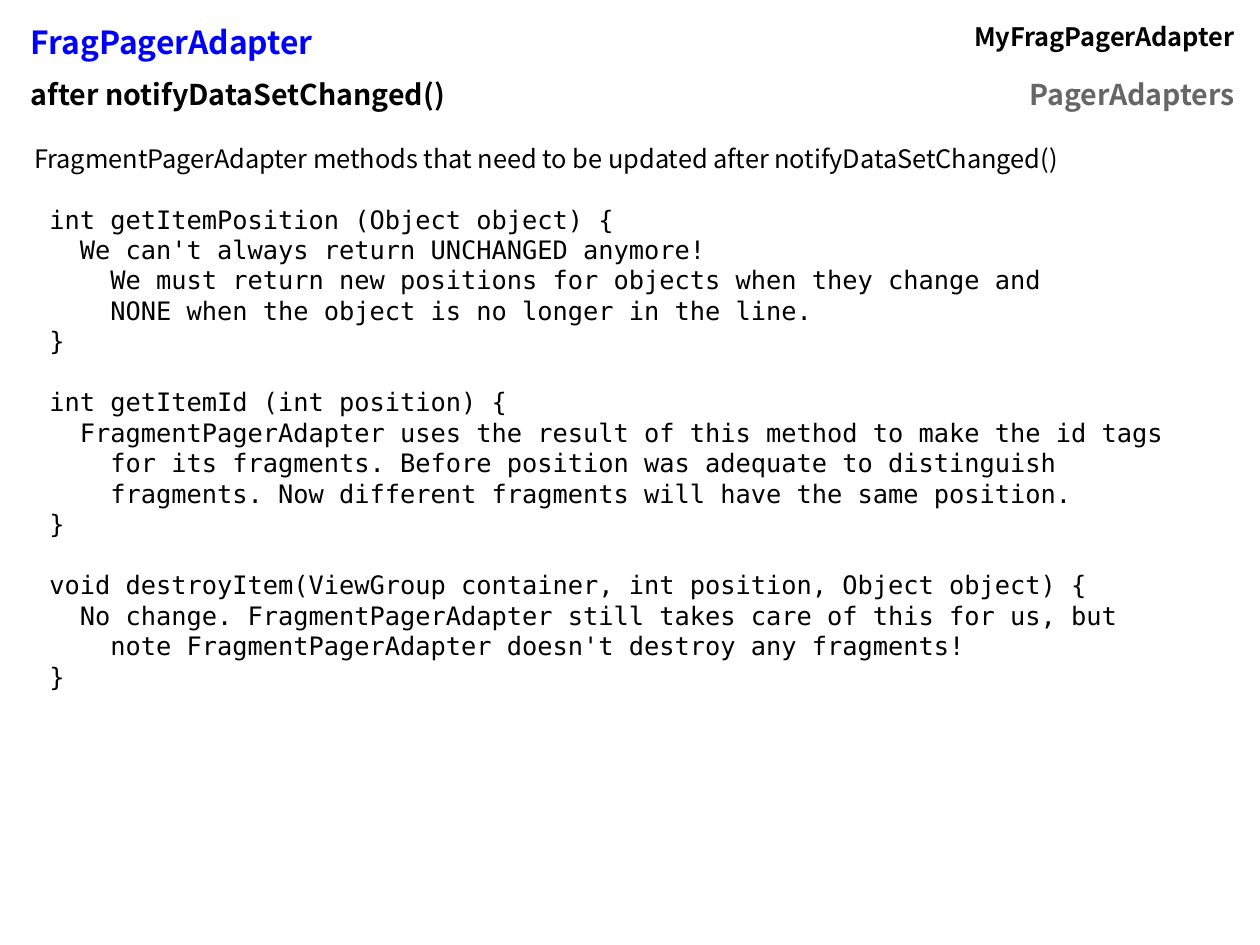
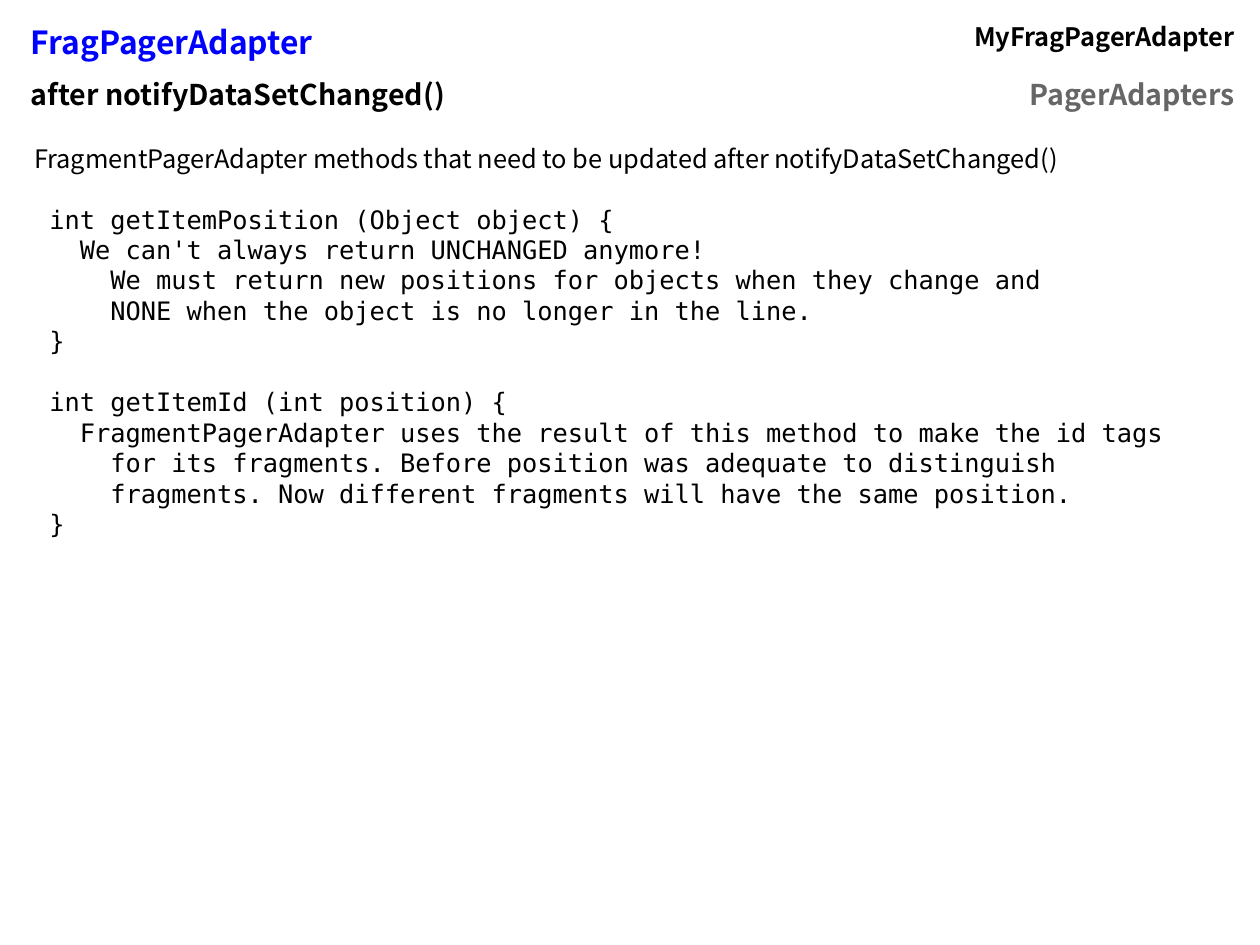
Before and after one commit to flocela/PagerAdaptersHandouts, a slide deck: slide 25 of PagerAdapterPresentation.odp (slide 30 before the commit). Drawn at 1260x945 pixels with LibreOffice and Linux fonts; fonts in the diff are those of the drawing. Boxes give left, top, right and bottom in pixels: in the first picture for what was removed or moved away, otherwise in the second. Text is boxed around its words. In the diff, an @@ line names an element or a change of style, - is before the commit and + after.

```diff
--- a/PagerAdapterPresentation.odp
+++ b/PagerAdapterPresentation.odp
@@ text at (49, 574, 1117, 661): paragraphs removed @@
-void destroyItem(ViewGroup container, int position, Object object) {
-No change. FragmentPagerAdapter still takes care of this for us, but
-note FragmentPagerAdapter doesn't destroy any fragments!
-}
```
Also in this commit, not shown: 10 other slides changed, 6 slides added, 8 slides removed, 3 other files.
